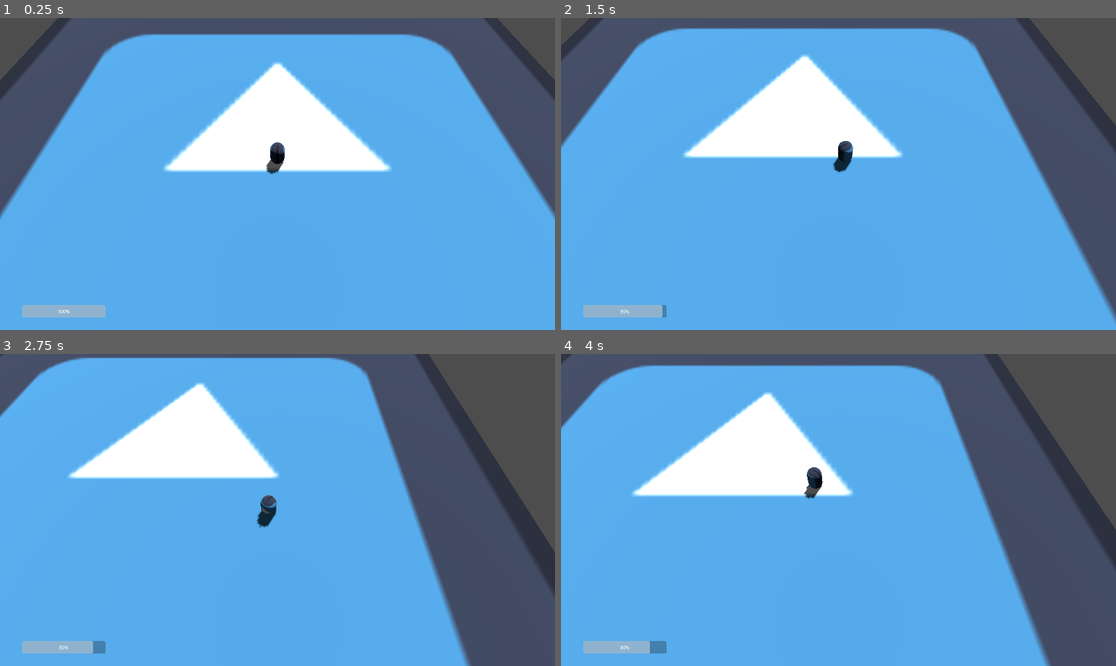
Above: before the commit, frames 1-4 (two rows, left to right).
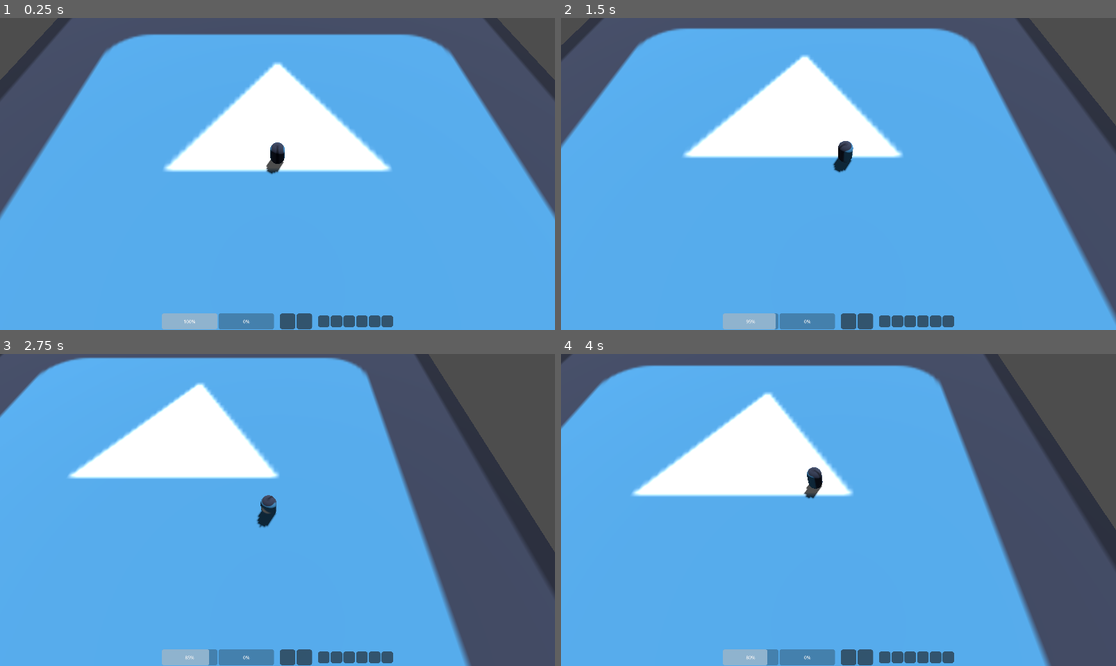
Above: after the commit, the same moments.

Repository: toledosq/godot_zombies
Game: Godot game, scene res://scenes/Main.tscn
Two runs of this game, one before a commit and one after it. Both use one fixed random seed, a clock stepped at 60 frames per second and the inputs below. The engine's default icon, where the game draws it, is replaced by a stand-in: a white triangle on a blue panel in a dark square.
Inputs (mouse positions are in pixels of both pictures, inside the frame that each line leads up to):
- Up to frame 1 (0.25 s): no input
- Up to frame 2 (1.5 s): tap Enter at 0.5 s; move the mouse to (960, 158) at 0.52 s; hold D (move_right) 0.53-1.28 s; tap J (test_damage) at 0.6 s; move the mouse to (727, 189) at 1.27 s; hold S (move_back) from 1.28 s (still down); tap K (test_heal) at 1.35 s
- Up to frame 3 (2.75 s): move the mouse to (333, 441) at 2.02 s; release S (move_back) at 2.03 s; hold D (move_right) from 2.03 s (still down); tap J (test_damage) at 2.1 s
- Up to frame 4 (4 s): move the mouse to (810, 572) at 2.77 s; release D (move_right) at 2.78 s; hold W (move_forward) 2.78-3.53 s; tap K (test_heal) at 2.85 s; move the mouse to (1005, 556) at 3.52 s; hold A (move_left) from 3.53 s (still down); tap J (test_damage) at 3.6 s

The runs differ from the first frame. In frame 1, 2.4% of the frame differs, in the area x 4-71%, y 91-100%; in frame 2, 2.4%; in frame 3, 2.4%; in frame 4, 2.4%.

Commit message:
More advanced HUD layout

Diff:
--- a/scenes/Player.tscn
+++ b/scenes/Player.tscn
@@ -14,6 +14,30 @@
 
 [sub_resource type="StandardMaterial3D" id="StandardMaterial3D_3li8b"]
 albedo_texture = ExtResource("2_v6fml")
+
+[sub_resource type="StyleBoxFlat" id="StyleBoxFlat_qu4a1"]
+content_margin_left = 0.0
+content_margin_top = 0.0
+content_margin_right = 0.0
+content_margin_bottom = 0.0
+bg_color = Color(0.1, 0.1, 0.1, 0.6)
+corner_radius_top_left = 8
+corner_radius_top_right = 8
+corner_radius_bottom_right = 8
+corner_radius_bottom_left = 8
+corner_detail = 5
+
+[sub_resource type="StyleBoxFlat" id="StyleBoxFlat_70d11"]
+content_margin_left = 0.0
+content_margin_top = 0.0
+content_margin_right = 0.0
+content_margin_bottom = 0.0
+bg_color = Color(0.1, 0.1, 0.1, 0.6)
+corner_radius_top_left = 8
+corner_radius_top_right = 8
+corner_radius_bottom_right = 8
+corner_radius_bottom_left = 8
+corner_detail = 5
 
 [node name="Player" type="CharacterBody3D"]
 script = ExtResource("1")
@@ -39,21 +63,104 @@
 [node name="HUD" type="CanvasLayer" parent="."]
 script = ExtResource("6_70d11")
 
-[node name="VitalsContainer" type="Control" parent="HUD"]
+[node name="BottomBar" type="Control" parent="HUD"]
 layout_mode = 3
+anchor_left = 0.5
+anchor_top = 1.0
+anchor_right = 0.5
+anchor_bottom = 1.0
+offset_left = -20.0
+offset_top = -40.0
+offset_right = 20.0
+offset_bottom = -20.0
+grow_horizontal = 2
+grow_vertical = 0
+size_flags_horizontal = 4
+
+[node name="CenterContainer" type="CenterContainer" parent="HUD/BottomBar"]
+layout_mode = 1
 anchors_preset = 15
 anchor_right = 1.0
 anchor_bottom = 1.0
 grow_horizontal = 2
 grow_vertical = 2
 
-[node name="HealthBar" type="ProgressBar" parent="HUD/VitalsContainer"]
-custom_minimum_size = Vector2(192, 0)
-layout_mode = 1
-anchors_preset = -1
-anchor_top = 1.0
-anchor_bottom = 1.0
-offset_left = 38.0
-offset_bottom = -22.0
-grow_vertical = 0
+[node name="HBoxContainer" type="HBoxContainer" parent="HUD/BottomBar/CenterContainer"]
+layout_mode = 2
+theme_override_constants/separation = 20
+alignment = 1
+
+[node name="VitalsContainer" type="HBoxContainer" parent="HUD/BottomBar/CenterContainer/HBoxContainer"]
+layout_mode = 2
+
+[node name="HealthBar" type="ProgressBar" parent="HUD/BottomBar/CenterContainer/HBoxContainer/VitalsContainer"]
+custom_minimum_size = Vector2(64, 48)
+layout_mode = 2
+size_flags_horizontal = 4
+size_flags_vertical = 4
 rounded = true
+
+[node name="EnergyBar" type="ProgressBar" parent="HUD/BottomBar/CenterContainer/HBoxContainer/VitalsContainer"]
+custom_minimum_size = Vector2(64, 48)
+layout_mode = 2
+size_flags_horizontal = 4
+size_flags_vertical = 4
+rounded = true
+
+[node name="WeaponContainer" type="HBoxContainer" parent="HUD/BottomBar/CenterContainer/HBoxContainer"]
+layout_mode = 2
+
+[node name="Square1" type="Panel" parent="HUD/BottomBar/CenterContainer/HBoxContainer/WeaponContainer"]
+custom_minimum_size = Vector2(48, 48)
+layout_mode = 2
+theme_override_styles/panel = SubResource("StyleBoxFlat_qu4a1")
+
+[node name="Square2" type="Panel" parent="HUD/BottomBar/CenterContainer/HBoxContainer/WeaponContainer"]
+custom_minimum_size = Vector2(48, 48)
+layout_mode = 2
+theme_override_styles/panel = SubResource("StyleBoxFlat_qu4a1")
+
+[node name="QuickSlotContainer" type="HBoxContainer" parent="HUD/BottomBar/CenterContainer/HBoxContainer"]
+layout_mode = 2
+
+[node name="Panel" type="Panel" parent="HUD/BottomBar/CenterContainer/HBoxContainer/QuickSlotContainer"]
+custom_minimum_size = Vector2(40, 40)
+layout_mode = 2
+size_flags_horizontal = 4
+size_flags_vertical = 4
+theme_override_styles/panel = SubResource("StyleBoxFlat_70d11")
+
+[node name="Panel2" type="Panel" parent="HUD/BottomBar/CenterContainer/HBoxContainer/QuickSlotContainer"]
+custom_minimum_size = Vector2(40, 40)
+layout_mode = 2
+size_flags_horizontal = 4
+size_flags_vertical = 4
+theme_override_styles/panel = SubResource("StyleBoxFlat_70d11")
+
+[node name="Panel3" type="Panel" parent="HUD/BottomBar/CenterContainer/HBoxContainer/QuickSlotContainer"]
+custom_minimum_size = Vector2(40, 40)
+layout_mode = 2
+size_flags_horizontal = 4
+size_flags_vertical = 4
+theme_override_styles/panel = SubResource("StyleBoxFlat_70d11")
+
+[node name="Panel4" type="Panel" parent="HUD/BottomBar/CenterContainer/HBoxContainer/QuickSlotContainer"]
+custom_minimum_size = Vector2(40, 40)
+layout_mode = 2
+size_flags_horizontal = 4
+size_flags_vertical = 4
+theme_override_styles/panel = SubResource("StyleBoxFlat_70d11")
+
+[node name="Panel5" type="Panel" parent="HUD/BottomBar/CenterContainer/HBoxContainer/QuickSlotContainer"]
+custom_minimum_size = Vector2(40, 40)
+layout_mode = 2
+size_flags_horizontal = 4
+size_flags_vertical = 4
+theme_override_styles/panel = SubResource("StyleBoxFlat_70d11")
+
+[node name="Panel6" type="Panel" parent="HUD/BottomBar/CenterContainer/HBoxContainer/QuickSlotContainer"]
+custom_minimum_size = Vector2(40, 40)
+layout_mode = 2
+size_flags_horizontal = 4
+size_flags_vertical = 4
+theme_override_styles/panel = SubResource("StyleBoxFlat_70d11")
--- a/scripts/Hud.gd
+++ b/scripts/Hud.gd
@@ -1,8 +1,11 @@
 extends CanvasLayer
 class_name PlayerHud
 
-@onready var vitals_container = $VitalsContainer
-@onready var health_bar = $VitalsContainer/HealthBar
+@onready var health_bar: ProgressBar = $BottomBar/CenterContainer/HBoxContainer/VitalsContainer/HealthBar
+@onready var energy_bar: ProgressBar = $BottomBar/CenterContainer/HBoxContainer/VitalsContainer/EnergyBar
+@onready var weapon_container: HBoxContainer = $BottomBar/CenterContainer/HBoxContainer/WeaponContainer
+@onready var quick_slot_container: HBoxContainer = $BottomBar/CenterContainer/HBoxContainer/QuickSlotContainer
+
 
 signal ready_
 
@@ -20,30 +23,21 @@
 func _update_hud_layout():
 	var screen_size = get_viewport().get_visible_rect().size
 
-	# --- VitalsContainer: Full Rect ---
-	vitals_container.set_anchors_preset(Control.PRESET_FULL_RECT)
-	vitals_container.offset_left = 0
-	vitals_container.offset_top = 0
-	vitals_container.offset_right = 0
-	vitals_container.offset_bottom = 0
+	# Resize Health Bars for screen %
+	var bar_width = screen_size.x * 0.10
+	var bar_height = screen_size.y * 0.05
+	health_bar.custom_minimum_size = Vector2(bar_width, bar_height)
+	energy_bar.custom_minimum_size = Vector2(bar_width, bar_height)
 
-	# --- HealthBar ---
-	# Anchor to bottom left
-	health_bar.set_anchors_preset(Control.PRESET_BOTTOM_LEFT, false)
+	# Resize Weapon Panels for screen %
+	var square_size = screen_size.y * 0.10
+	for square in weapon_container.get_children():
+		square.custom_minimum_size = Vector2(square_size, square_size)
 
-	# Padding (2% of screen size)
-	var padding_x = screen_size.x * 0.04
-	var padding_y = screen_size.y * 0.04
-
-	health_bar.offset_left = padding_x
-	health_bar.offset_bottom = -padding_y
-	health_bar.offset_top = 0
-	health_bar.offset_right = 0
-
-	# Size (10% of screen width)
-	var bar_width = screen_size.x * 0.15
-	var bar_height = screen_size.y * 0.04
-	health_bar.custom_minimum_size = Vector2(bar_width, bar_height)
+	# Resize Quick Slot Panels for screen %
+	var element_size = screen_size.y * 0.05
+	for element in weapon_container.get_children():
+		element.custom_minimum_size = Vector2(element_size, element_size)
 
 func _on_health_changed(_player_id: int, value: int, max_value: int):
 	print("HUD: Player health changed")
Not shown: 1 places in scenes/Player.tscn that only renumber resources
